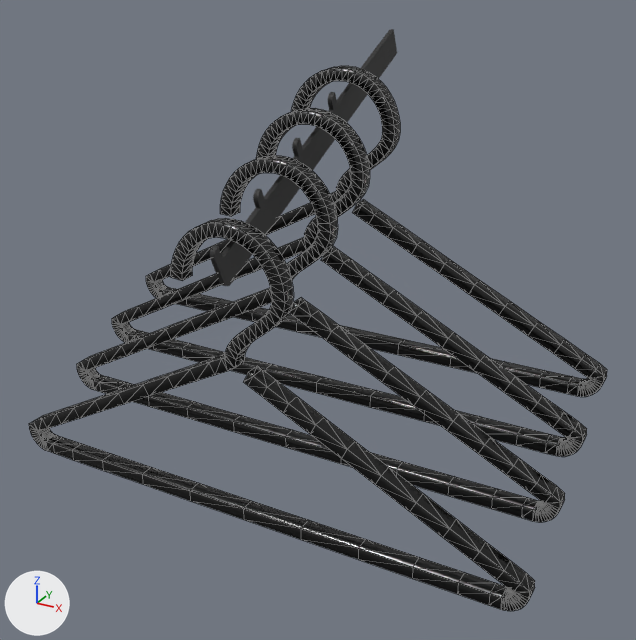
An edit to the glTF model static/models/waterfall.glb, drawn before and after from the same camera.
Camera for both pictures: a 50 mm camera at (0.434, -0.97, 0.115) aimed at (0.015, -0.208, -0.265). Arrows for +X, +Y and +Z are at lower left; the lights stay in place. Mesh edges are drawn as thin lines on the coarser meshes.

In view in the first picture: 'Cube', 'Hanger', 'Hanger.001', 'Hanger.002', 'Hanger.003'.
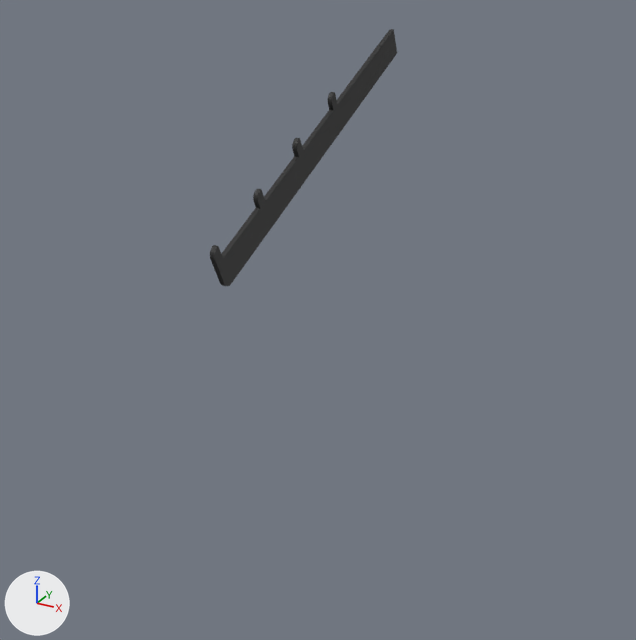
Changed parts and their boxes (x1, y1, x2, y2) in the pictures (636 x 640 px):
'Hanger', deleted (black)
    before: (29, 218, 535, 611)
'Hanger.001', deleted (black)
    before: (77, 155, 565, 522)
'Hanger.002', deleted (black)
    before: (112, 108, 587, 457)
'Hanger.003', deleted (black)
    before: (146, 66, 607, 397)

Patch to the scene script:
```diff
--- a/static/models/waterfall.glb.py
+++ b/static/models/waterfall.glb.py
@@ ob_hanger @@
-ob_hanger = bpy.data.objects.new('Hanger', me_hanger)
-ob_hanger.location = (0.0, 0.0, 0.0)
@@ ob_hanger_001 @@
-ob_hanger_001 = bpy.data.objects.new('Hanger.001', me_hanger_001)
-ob_hanger_001.location = (0.0, 0.0, 0.0)
@@ ob_hanger_002 @@
-ob_hanger_002 = bpy.data.objects.new('Hanger.002', me_hanger_002)
-ob_hanger_002.location = (0.0, 0.0, 0.0)
@@ ob_hanger_003 @@
-ob_hanger_003 = bpy.data.objects.new('Hanger.003', me_hanger_003)
-ob_hanger_003.location = (0.0, 0.0, 0.0)
```
